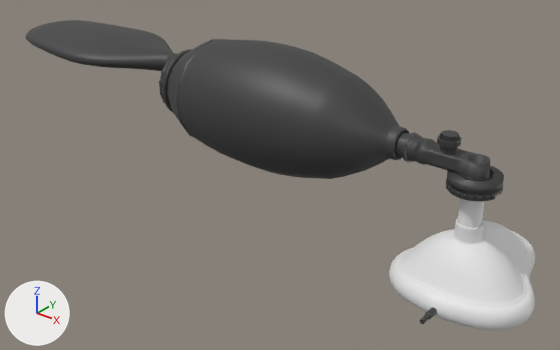
The FBX model Assets/3DModels/Ambu/Ambu.fbx as it was, and as the next commit left it.
One viewpoint serves both versions: a 50 mm camera at (0.74, -1.737, 1.244) aimed at (-0.697, 0.06, 0.13). Every picture has the same lights, and +X, +Y and +Z are marked at lower left. The older version comes first.

In view in the first picture: 'Bolsa', 'Compresor', 'Conector', 'Conectores', 'Enganche', 'Mascarilla', 'Tubo' and 1 more.
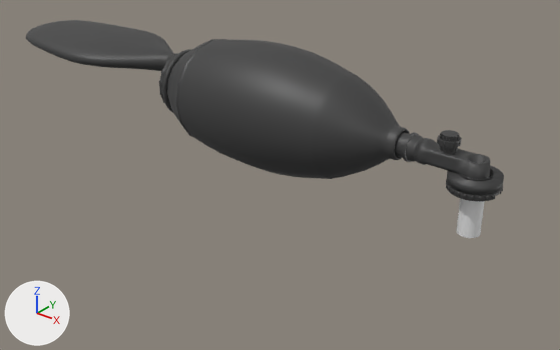
The newer file is also rescaled (x0.295), turned or shifted as a whole; pictures and numbers use the older file's frame.

Boxes (x1, y1, x2, y2) around the edits, measured in the pictures (560 x 350 px):
'Mascarilla', deleted: before (389, 218, 535, 330)
    faces in mat_trasparente (white #e7e7e7): (389, 218, 535, 330)
    faces in mat_material (dark grey #3d3d3d): (420, 307, 437, 324)

The change, as a diff of the scene's bpy script:
```diff
--- a/Assets/3DModels/Ambu/Ambu.fbx.py
+++ b/Assets/3DModels/Ambu/Ambu.fbx.py
@@ ob_mascarilla @@
-ob_mascarilla = bpy.data.objects.new('Mascarilla', me_plane_001)
-ob_mascarilla.location = (0.0, 0.0, 0.0)
```
